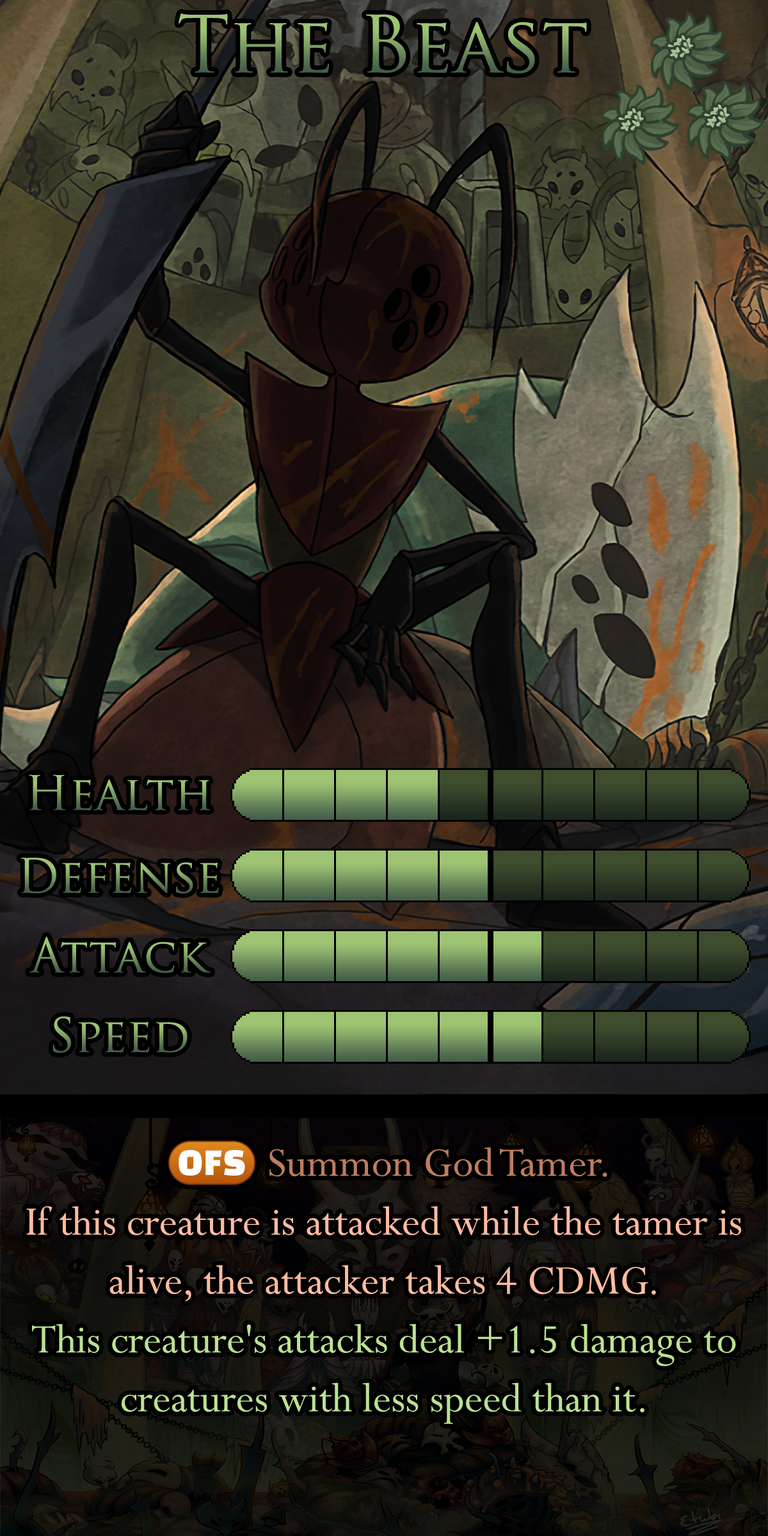
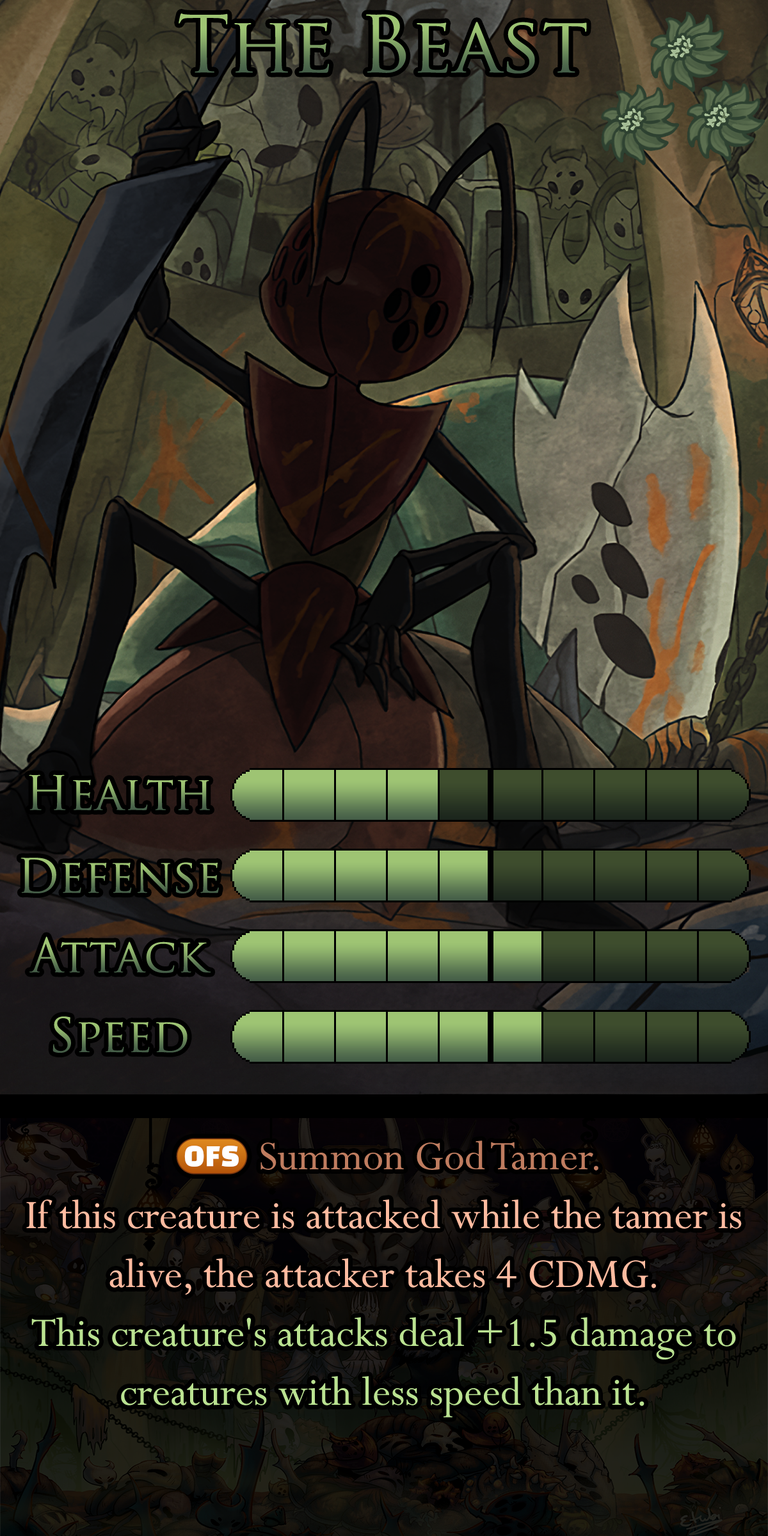
Revision of a layered 768x1536 image; what changed, layer by layer:
painted on "Ability" over [26, 1137, 742, 1424]
